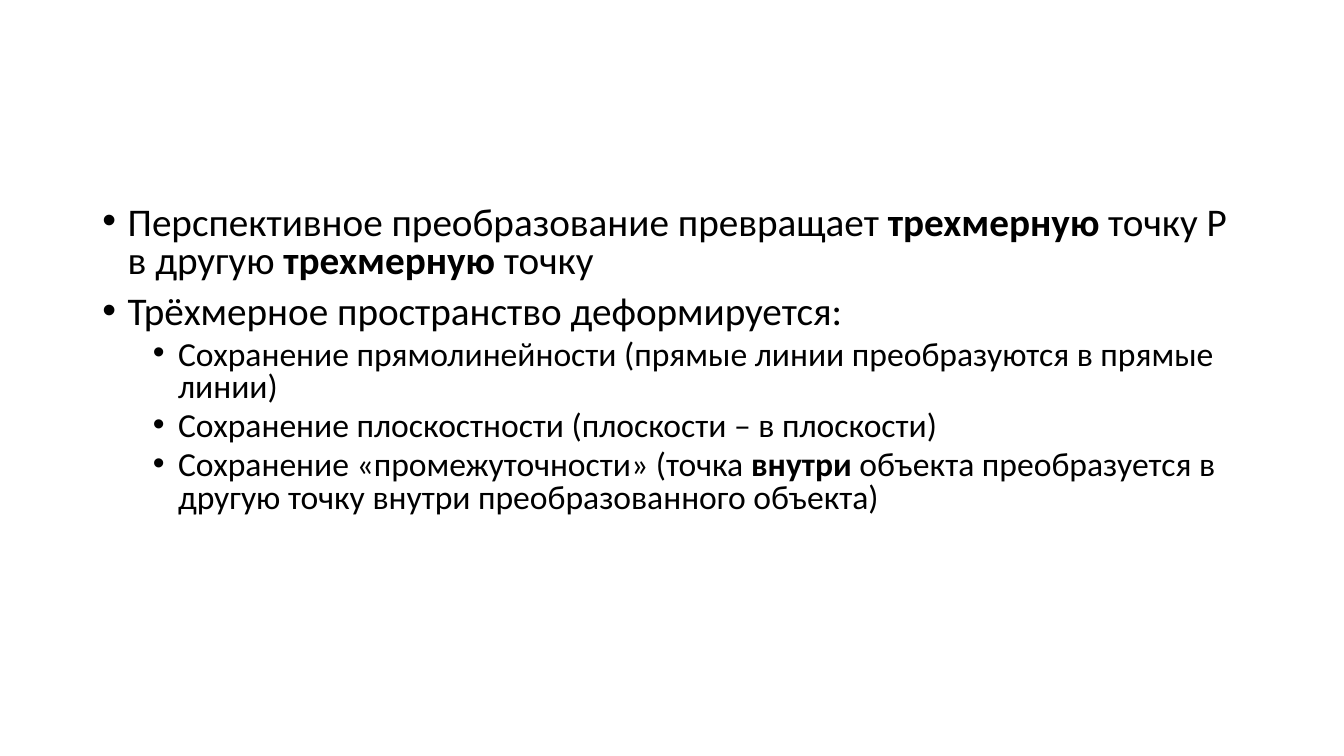
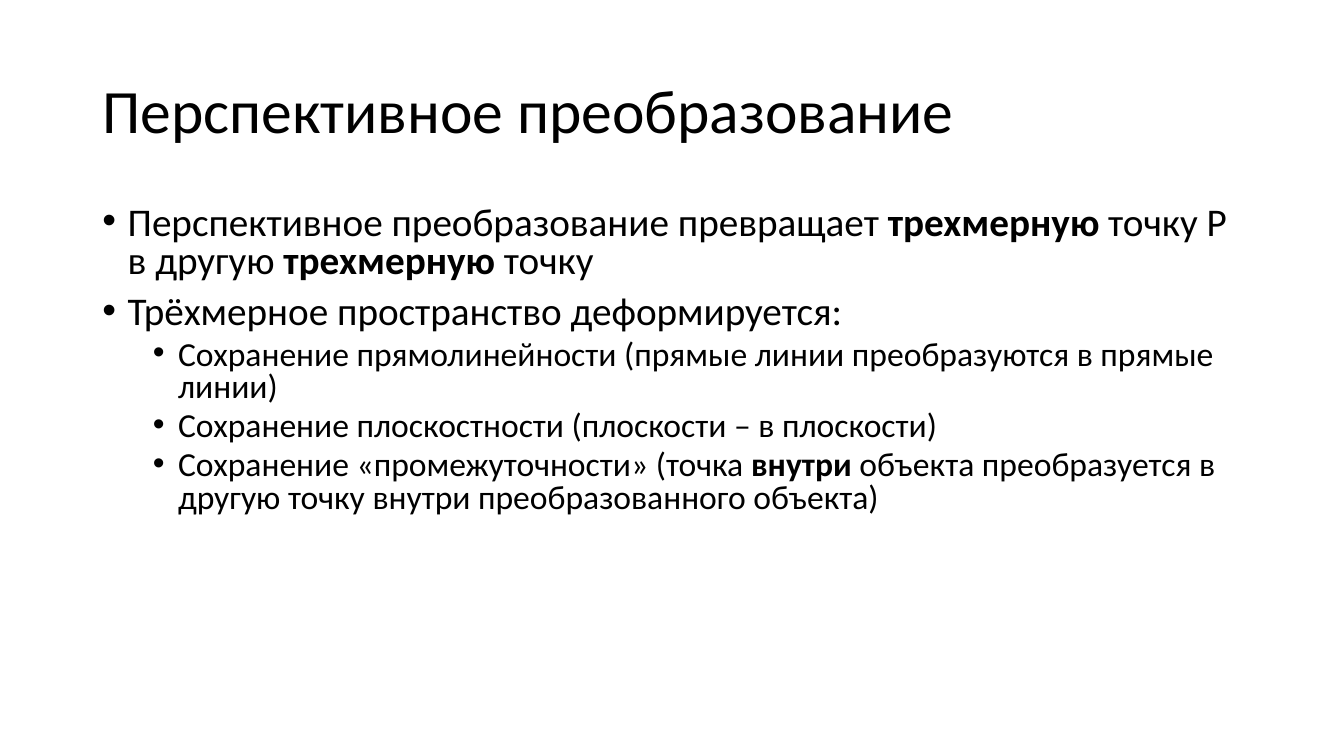
Before and after one commit to alexey-malov/cg-course, a slide deck: slide 152 of lectures/03 - Векторный анализ, трансформации и матрицы.pptx (slide 151 before the commit). Drawn at 1344x756 pixels with LibreOffice and Linux fonts; fonts in the diff are those of the drawing. Boxes give left, top, right and bottom in pixels: in the first picture for what was removed or moved away, otherwise in the second. Text is boxed around its words. In the diff, an @@ line names an element or a change of style, - is before the commit and + after.

```diff
--- a/lectures/03 - Векторный анализ, трансформации и матрицы.pptx
+++ b/lectures/03 - Векторный анализ, трансформации и матрицы.pptx
@@ title added at bbox=[102, 91, 953, 143], 44 pt, text #000000 @@
+Перспективное преобразование
```
Also in this commit, not shown: 14 other slides changed, 2 slides added, 1 other file.
